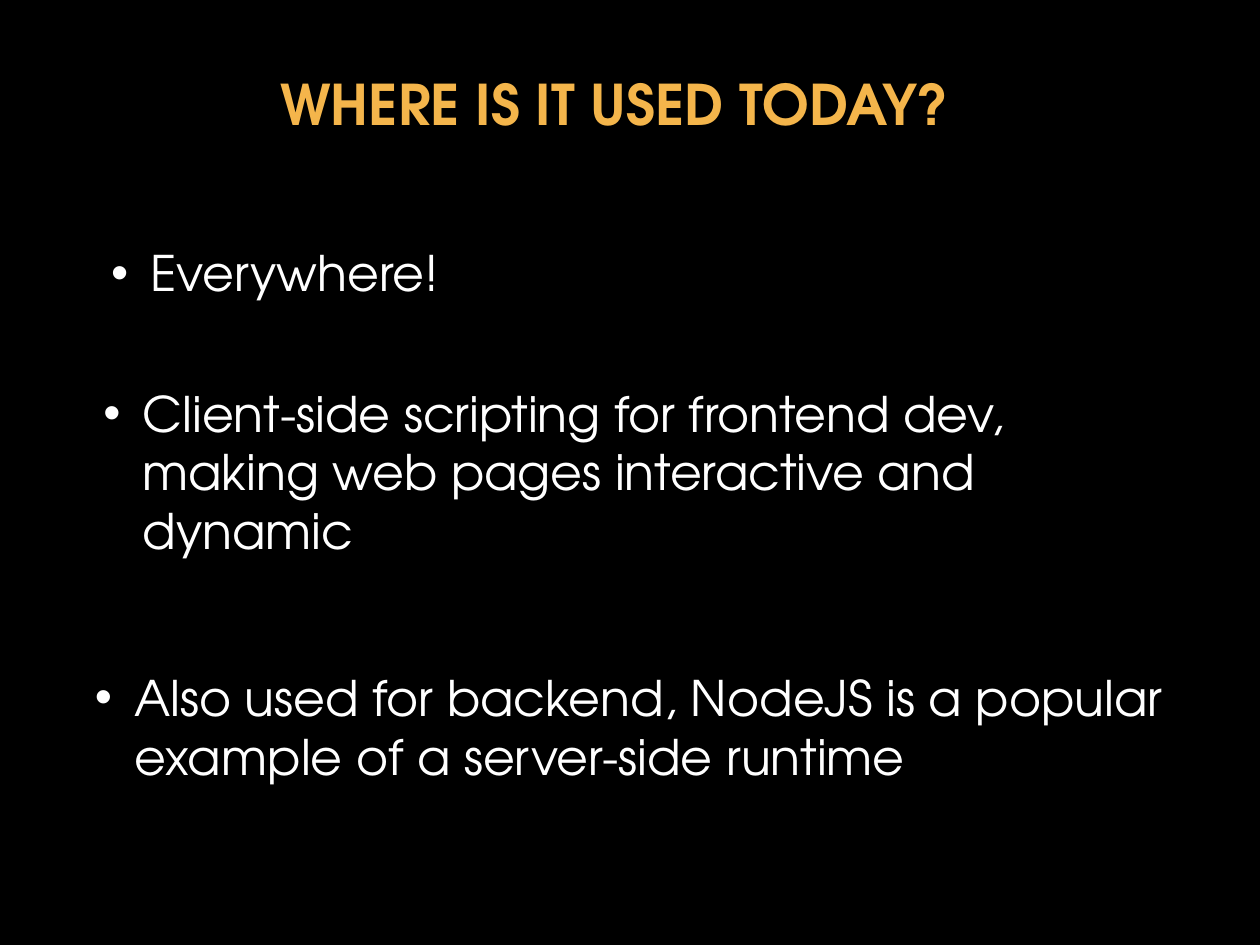
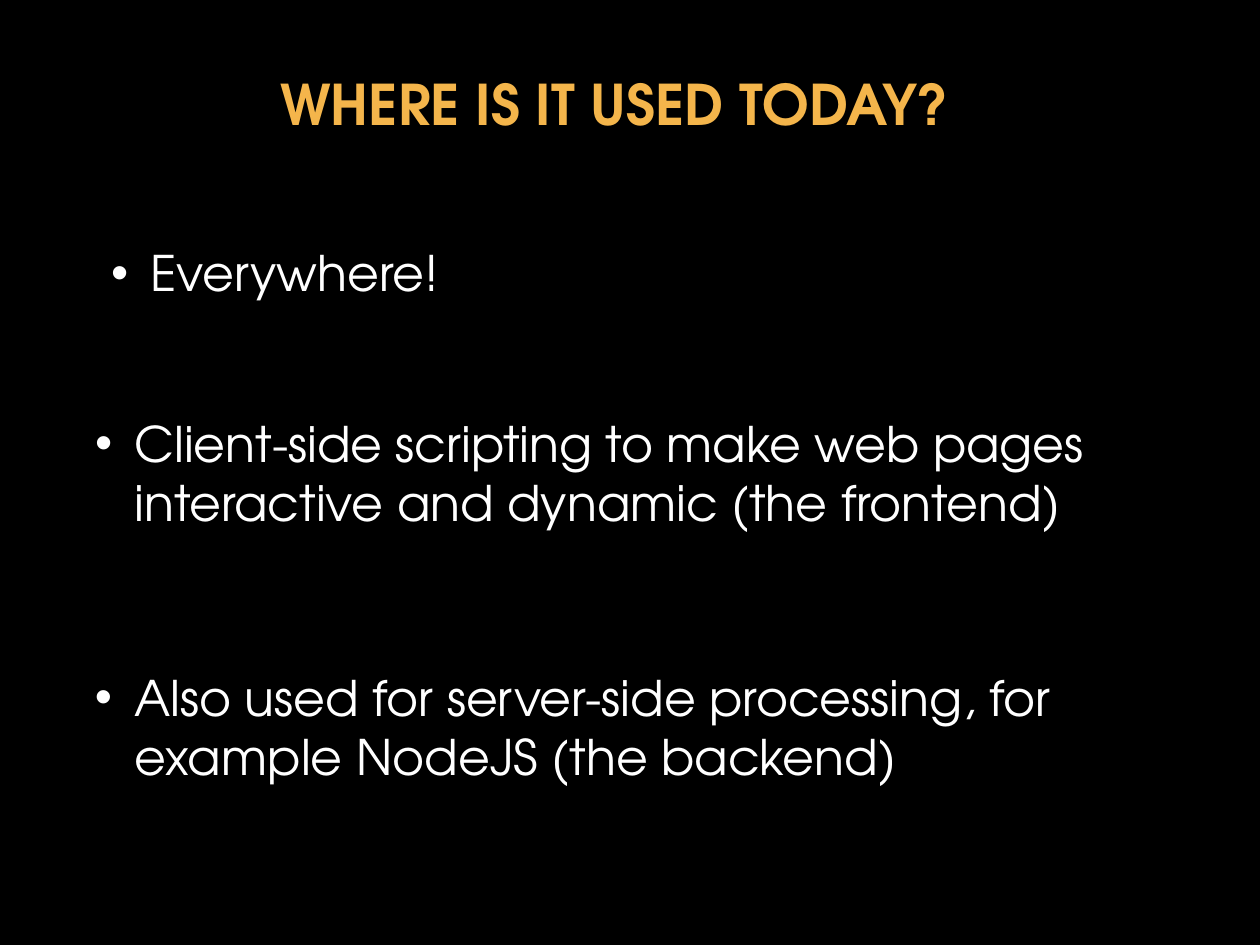
Before and after one commit to donfreiday/cpsc330-js, a slide deck: slide 3 of Javascript.pptx. Drawn at 1260x945 pixels with LibreOffice and Linux fonts; fonts in the diff are those of the drawing; background and template pictures are left out. Boxes give left, top, right and bottom in pixels: in the first picture for what was removed or moved away, otherwise in the second. Text is boxed around its words. In the diff, an @@ line names an element or a change of style, - is before the commit and + after.

```diff
--- a/Javascript.pptx
+++ b/Javascript.pptx
@@ text at box(134, 425, 1084, 532): text changed @@
-• Client-side scripting for frontend dev, making web pages interactive and dynamic
+• Client-side scripting to make web pages interactive and dynamic (the frontend)
@@ text at box(134, 679, 1050, 786): text changed @@
-• Also used for backend, NodeJS is a popular example of a server-side runtime
+• Also used for server-side processing, for example NodeJS (the backend)
```
Also in this commit, not shown: 25 other slides changed, 26 slides added, 7 slides removed, 2 other files.
